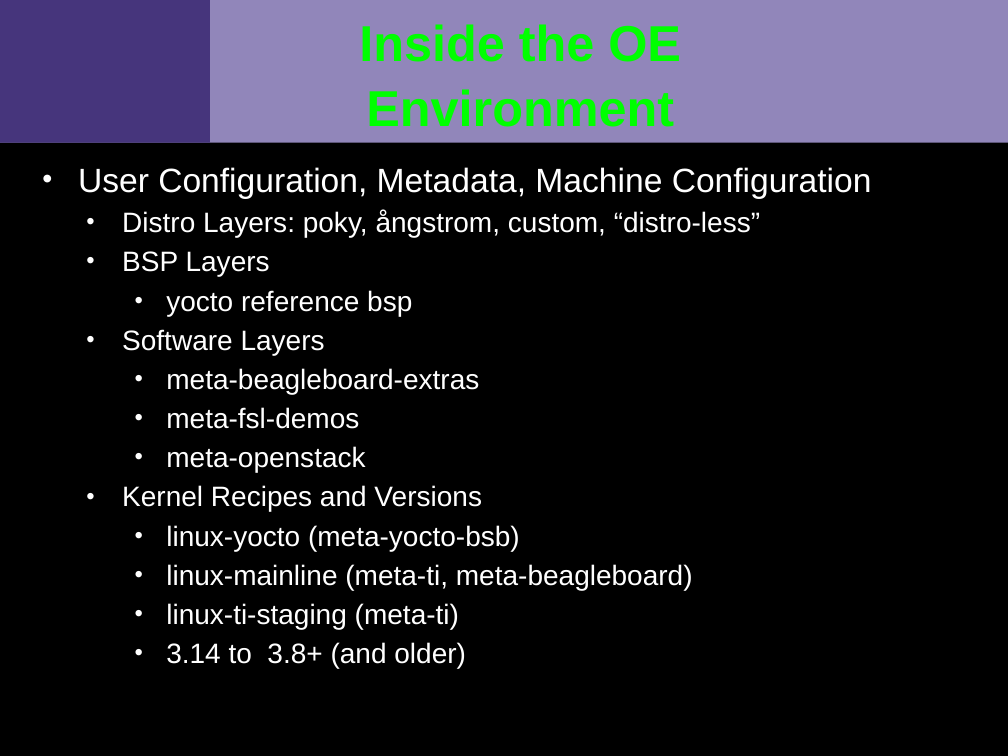
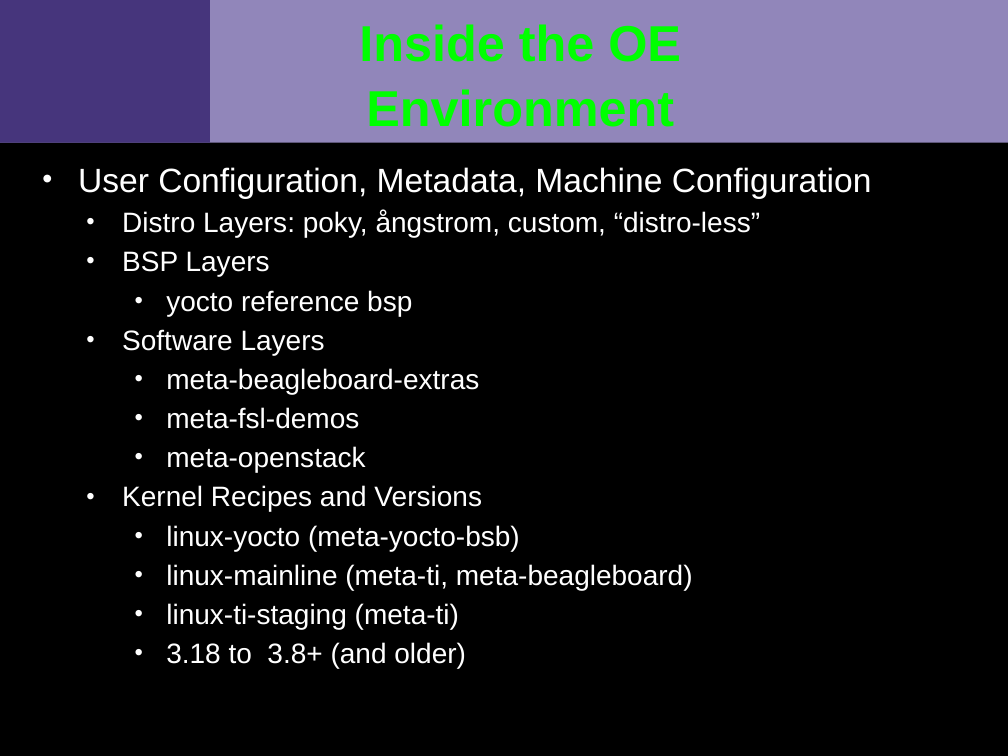
Before and after one commit to VCTLabs/scale13x-presentations, a slide deck: slide 4 of crash-course/yocto_scale_handout.odp (slide 3 before the commit). Drawn at 1008x756 pixels with LibreOffice and Linux fonts; fonts in the diff are those of the drawing; background and template pictures are left out. Boxes give left, top, right and bottom in pixels: in the first picture for what was removed or moved away, otherwise in the second. Text is boxed around its words. In the diff, an @@ line names an element or a change of style, - is before the commit and + after.

```diff
--- a/crash-course/yocto_scale_handout.odp
+++ b/crash-course/yocto_scale_handout.odp
@@ text at [166,642,466,668]: text changed @@
-    • 3.14 to 3.8+ (and older)
+    • 3.18 to 3.8+ (and older)
```
Also in this commit, not shown: 1 slide added, 1 other file.
